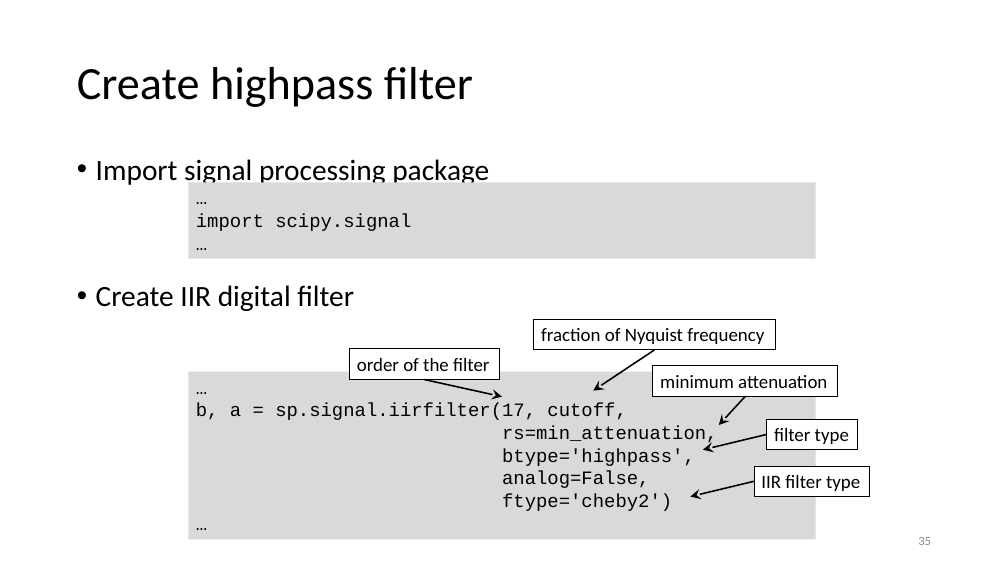
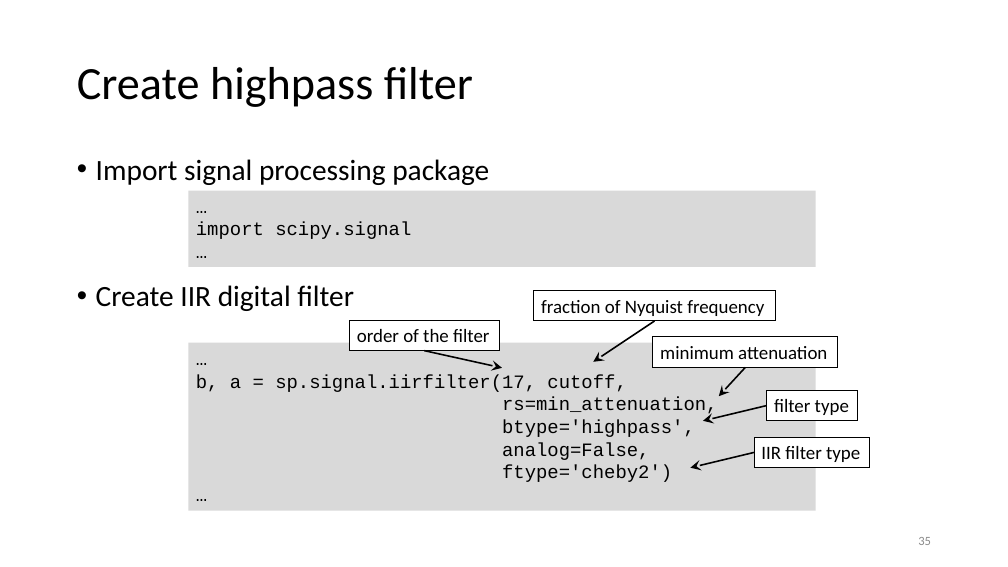
Before and after one commit to gjbex/Scientific-Python, a slide deck: slide 35 of scientific_python.pptx. Drawn at 1008x567 pixels with LibreOffice and Linux fonts; fonts in the diff are those of the drawing. Boxes give left, top, right and bottom in pixels: in the first picture for what was removed or moved away, otherwise in the second. Text is boxed around its words. In the diff, an @@ line names an element or a change of style, - is before the commit and + after.

```diff
--- a/scientific_python.pptx
+++ b/scientific_python.pptx
@@ rectangle "…": place and size @@
-rectangle "…" at [188, 182, 815, 259]
+rectangle "…" at [188, 191, 815, 267]
@@ 6 rectangles, 5 arrows: place and size @@
-6 rectangles, 5 arrows at [188, 319, 870, 539]
+6 rectangles, 5 arrows at [188, 290, 870, 510]
```
Also in this commit, not shown: 8 other slides changed.
